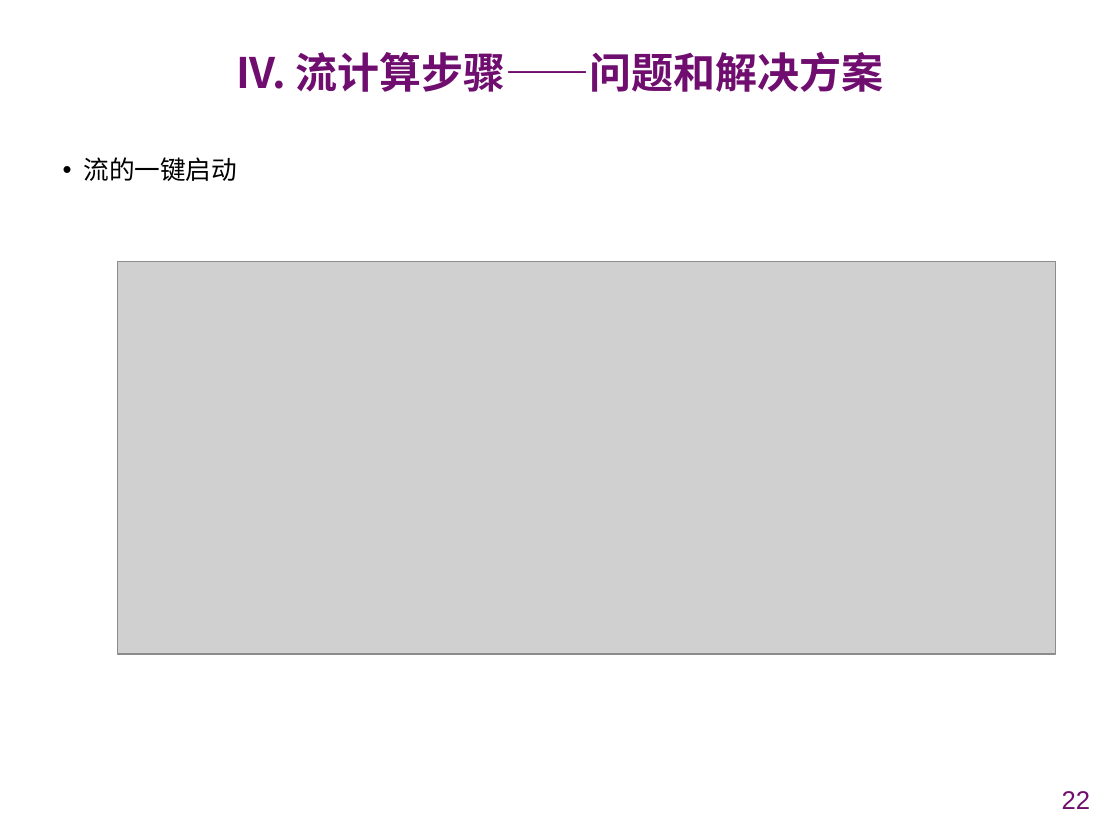
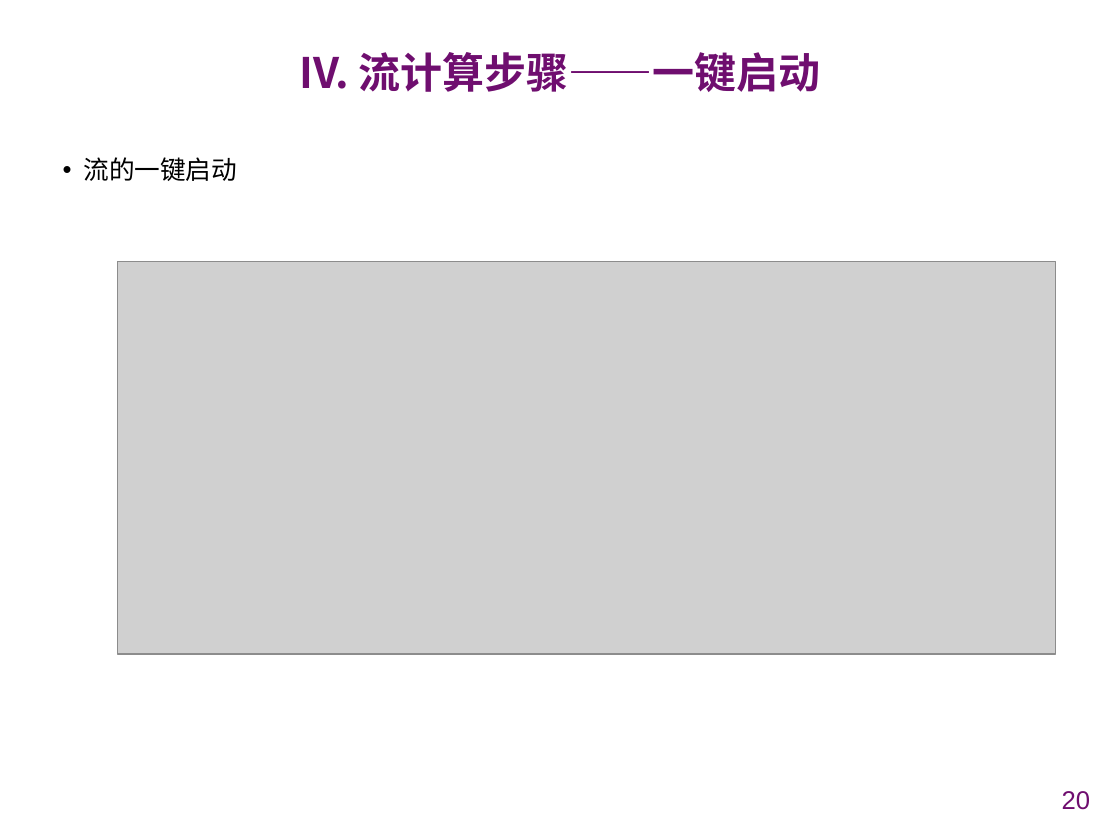
Before and after one commit to chenxiao2402/NJUSE-CloudComputing, a slide deck: slide 20 of PPT/云计算 Streaming 实现汇报.pptx (slide 22 before the commit). Drawn at 1120x840 pixels with LibreOffice and Linux fonts; fonts in the diff are those of the drawing; grey boxes stand for pictures; background and template pictures are left out. Boxes give left, top, right and bottom in pixels: in the first picture for what was removed or moved away, otherwise in the second. Text is boxed around its words. In the diff, an @@ line names an element or a change of style, - is before the commit and + after.

```diff
--- a/PPT/云计算 Streaming 实现汇报.pptx
+++ b/PPT/云计算 Streaming 实现汇报.pptx
@@ title at bbox=[299, 52, 821, 92]: text changed @@
-IV. 流计算步骤——问题和解决方案
+IV. 流计算步骤——一键启动
@@ page number at bbox=[1062, 791, 1090, 810]: text changed @@
-22
+20
```
Also in this commit, not shown: 7 other slides changed, 10 other files.
